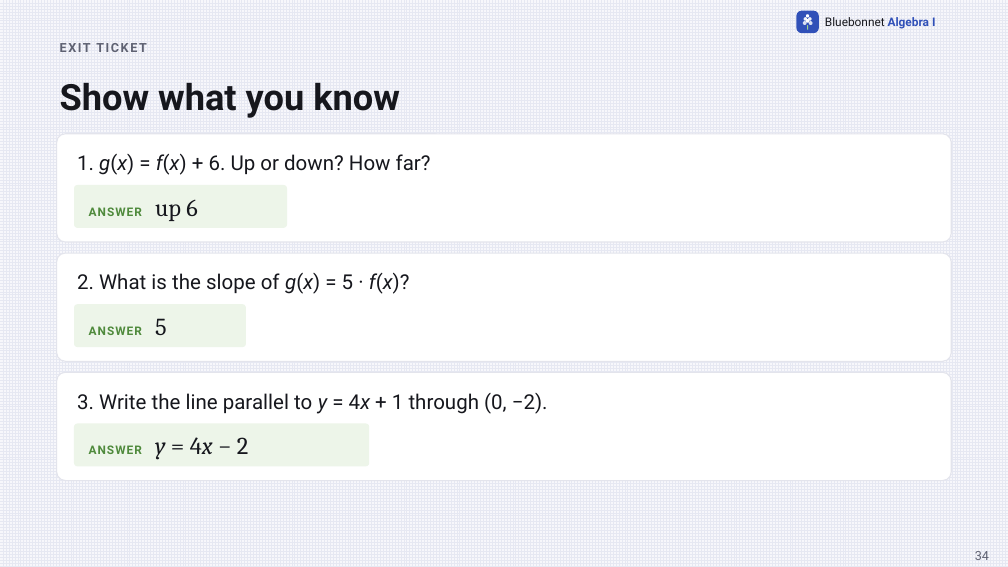
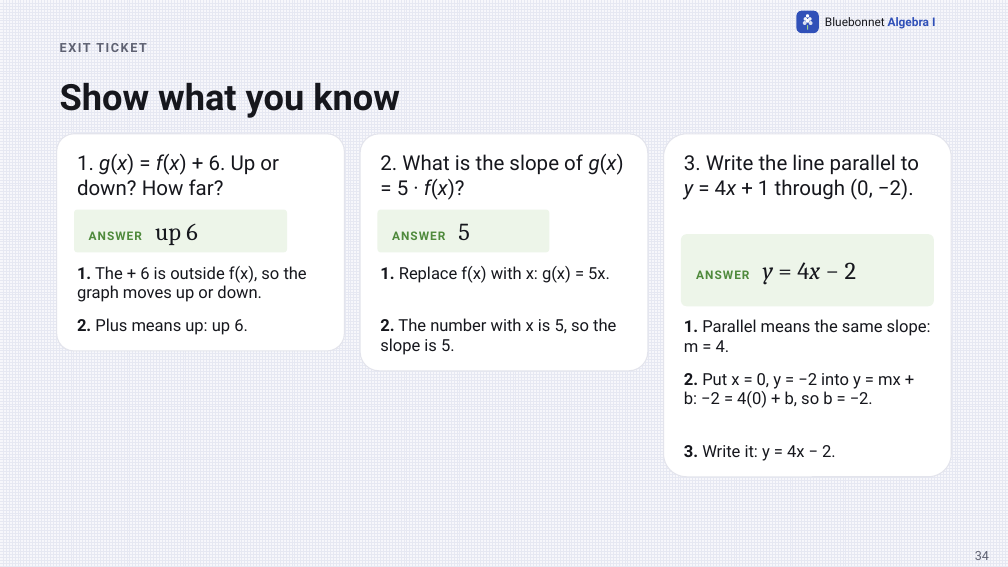
Before and after one commit to Apolloat2022/Algebra1M2U1L4, a slide deck: slide 34 of IEP/t2-lesson1-transforming-linear-functions-IEP-catchup.pptx. Drawn at 1008x567 pixels with LibreOffice and Linux fonts; fonts in the diff are those of the drawing. Boxes give left, top, right and bottom in pixels: in the first picture for what was removed or moved away, otherwise in the second. Text is boxed around its words. In the diff, an @@ line names an element or a change of style, - is before the commit and + after.

```diff
--- a/IEP/t2-lesson1-transforming-linear-functions-IEP-catchup.pptx
+++ b/IEP/t2-lesson1-transforming-linear-functions-IEP-catchup.pptx
@@ rounded rectangle removed at bbox=[57, 134, 951, 242] @@
@@ rounded rectangle added at bbox=[57, 134, 345, 351], fill #FFFFFF, outline #E3E4EC 1 pt @@
@@ text "1. g(x) = f(x) + ..." rewrapped from bbox=[77, 154, 431, 175] to bbox=[77, 154, 279, 196] @@
@@ rounded rectangle: place and size @@
-rounded rectangle at bbox=[57, 253, 951, 361]
+rounded rectangle at bbox=[360, 134, 648, 371]
@@ text "2. What is the slope ..." rewrapped from bbox=[77, 273, 410, 294] to bbox=[380, 154, 624, 200] @@
@@ rounded rectangle added at bbox=[664, 134, 952, 477], fill #FFFFFF, outline #E3E4EC 1 pt @@
@@ text "3. Write the line parallel ..." rewrapped from bbox=[77, 393, 548, 414] to bbox=[684, 154, 919, 200] @@
@@ rounded rectangle "ANSWER up 6": place and size @@
-rounded rectangle "ANSWER up 6" at bbox=[74, 185, 287, 228]
+rounded rectangle "ANSWER up 6" at bbox=[74, 209, 287, 253]
@@ rounded rectangle "ANSWER 5": place and size @@
-rounded rectangle "ANSWER 5" at bbox=[74, 304, 246, 347]
+rounded rectangle "ANSWER 5" at bbox=[377, 209, 549, 253]
@@ rounded rectangle "ANSWER y = 4x − ...": place and size @@
-rounded rectangle "ANSWER y = 4x − ..." at bbox=[74, 423, 370, 467]
+rounded rectangle "ANSWER y = 4x − ..." at bbox=[681, 234, 935, 306]
@@ text added at bbox=[77, 266, 307, 302], 15.8 pt, text #16171D @@
+1. The + 6 is outside f(x), so the graph moves up or down.
@@ text added at bbox=[380, 266, 610, 283], 15.8 pt, text #16171D @@
+1. Replace f(x) with x: g(x) = 5x.
@@ text added at bbox=[77, 318, 248, 335], 15.8 pt, text #16171D @@
+2. Plus means up: up 6.
@@ text added at bbox=[380, 318, 616, 355], 15.8 pt, text #16171D @@
+2. The number with x is 5, so the slope is 5.
@@ text added at bbox=[684, 319, 931, 352], 15.8 pt, text #16171D @@
+1. Parallel means the same slope: m = 4.
@@ rounded rectangle removed at bbox=[57, 372, 951, 480] @@
@@ text added at bbox=[684, 373, 901, 408], 15.8 pt, text #16171D @@
+2. Put x = 0, y = −2 into y = mx + b: −2 = 4(0) + b, so b = −2.
@@ text added at bbox=[684, 445, 836, 461], 15.8 pt, text #16171D @@
+3. Write it: y = 4x − 2.
```
Also in this commit, not shown: 20 other files.
